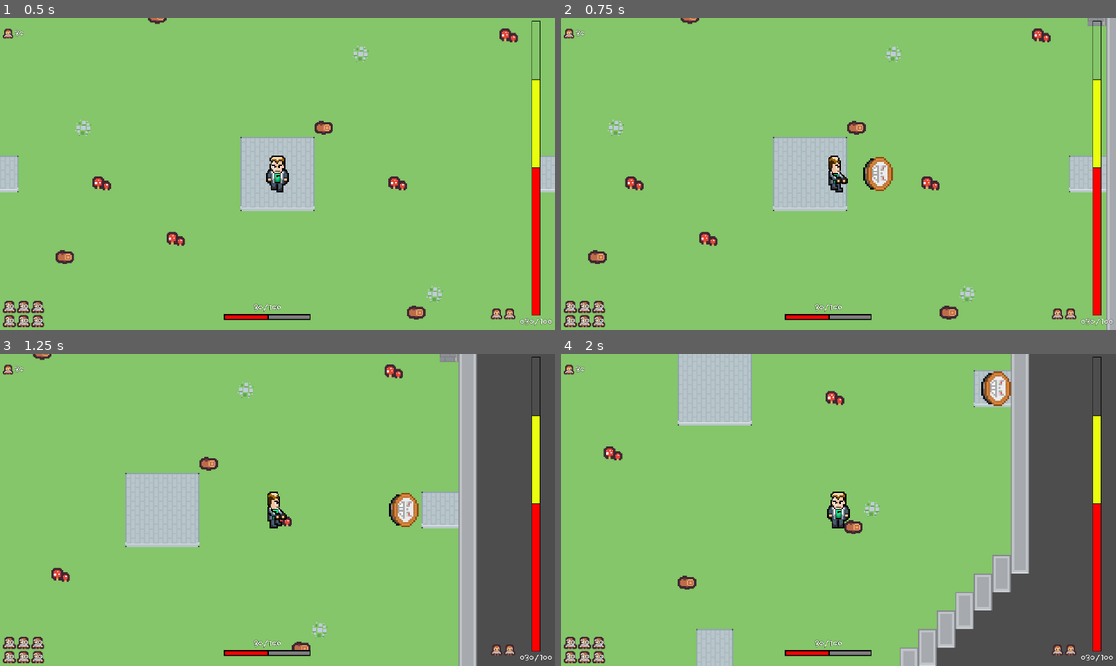
Above: before the commit, frames 1-4 (two rows, left to right).
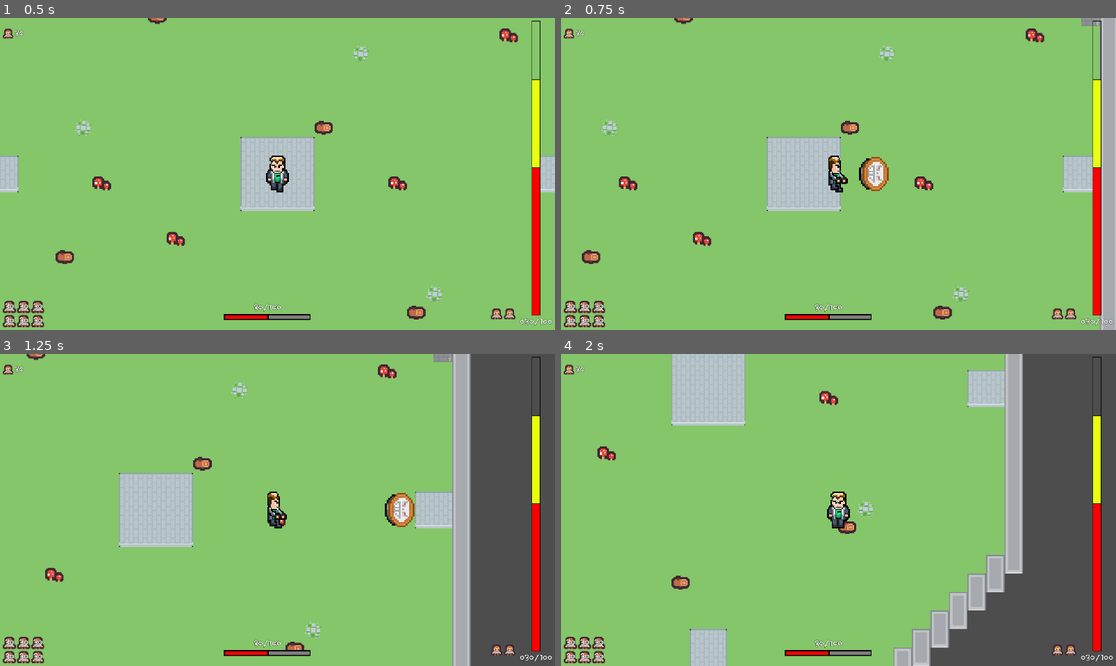
Above: after the commit, the same moments.

Repository: PhWoich/ggj-2024-manicomio
Game: Godot game, scene res://Cenas/Principal/cena_principal.tscn
Two runs of this game, one before a commit and one after it. Both use one fixed random seed, a clock stepped at 60 frames per second and the inputs below.
Inputs (mouse positions are in pixels of both pictures, inside the frame that each line leads up to):
- Up to frame 1 (0.5 s): no input
- Up to frame 2 (0.75 s): tap Enter at 0.5 s; move the mouse to (960, 158) at 0.52 s; hold D (Jogador_direita) from 0.53 s (still down); right-click (960, 158) at 0.6 s
- Up to frame 3 (1.25 s): keep holding D (Jogador_direita)
- Up to frame 4 (2 s): move the mouse to (727, 525) at 1.27 s; release D (Jogador_direita) at 1.28 s; hold S (Jogador_baixo) from 1.28 s (still down); click (727, 525) at 1.35 s

Frame 1 is identical in both runs. In frame 2, 4.2% of the frame differs, in the area x 3-100%, y 0-100%; in frame 3, 5.4%; in frame 4, 6.0%, in the area x 6-85%, y 0-100%.

Commit message:
Correção dos ataques

Diff:
--- a/Player/Espada Pena/espada_pena.tscn
+++ b/Player/Espada Pena/espada_pena.tscn
@@ -11,7 +11,6 @@
 
 [node name="Sprite" type="Sprite2D" parent="."]
 position = Vector2(32, -32)
-scale = Vector2(2, 2)
 texture = ExtResource("2_oq2tj")
 
 [node name="Espada Pena" type="CollisionShape2D" parent="."]
--- a/Player/Tota na Cara/torta_na_cara.gd
+++ b/Player/Tota na Cara/torta_na_cara.gd
@@ -1,16 +1,17 @@
-extends CharacterBody2D
+extends Area2D
 
-@export var velocidade_torta:float = 600
+@export var velocidade_torta:float = 10
+var movimento_torta
 
 func inicializar(posicao_inicial:Vector2,direcao_movimento, rotacao):
 	position = posicao_inicial
 	rotation = rotacao
-	velocity = direcao_movimento * velocidade_torta
+	movimento_torta = direcao_movimento * velocidade_torta
 
 
 # Called every frame. 'delta' is the elapsed time since the previous frame.
 func _process(_delta):
-	move_and_slide()
+	position = position+movimento_torta
 
 
 func _on_timer_vida_ataque_timeout():
--- a/Player/Tota na Cara/torta_na_cara.tscn
+++ b/Player/Tota na Cara/torta_na_cara.tscn
@@ -6,7 +6,7 @@
 [sub_resource type="RectangleShape2D" id="RectangleShape2D_xy4ae"]
 size = Vector2(51, 60)
 
-[node name="Torta na cara" type="CharacterBody2D"]
+[node name="Torta na cara" type="Area2D"]
 script = ExtResource("1_7mecm")
 
 [node name="Sprite2D" type="Sprite2D" parent="."]
--- a/Player/jogador.tscn
+++ b/Player/jogador.tscn
@@ -5,6 +5,21 @@
 
 [sub_resource type="RectangleShape2D" id="RectangleShape2D_gd1f3"]
 size = Vector2(34, 31)
+
+[sub_resource type="Animation" id="Animation_hph3x"]
+length = 0.001
+tracks/0/type = "value"
+tracks/0/imported = false
+tracks/0/enabled = true
+tracks/0/path = NodePath("Sprite:frame")
+tracks/0/interp = 1
+tracks/0/loop_wrap = true
+tracks/0/keys = {
+"times": PackedFloat32Array(0),
+"transitions": PackedFloat32Array(1),
+"update": 1,
+"values": [7]
+}
 
 [sub_resource type="Animation" id="Animation_bd14m"]
 resource_name = "idle"
@@ -89,21 +104,6 @@
 "transitions": PackedFloat32Array(1, 1),
 "update": 1,
 "values": [11, 12]
-}
-
-[sub_resource type="Animation" id="Animation_hph3x"]
-length = 0.001
-tracks/0/type = "value"
-tracks/0/imported = false
-tracks/0/enabled = true
-tracks/0/path = NodePath("Sprite:frame")
-tracks/0/interp = 1
-tracks/0/loop_wrap = true
-tracks/0/keys = {
-"times": PackedFloat32Array(0),
-"transitions": PackedFloat32Array(1),
-"update": 1,
-"values": [7]
 }
 
 [sub_resource type="AnimationLibrary" id="AnimationLibrary_4nn2v"]
@@ -190,7 +190,7 @@
 texture = ExtResource("2_c5m5h")
 hframes = 4
 vframes = 4
-frame = 6
+frame = 7
 
 [node name="CollisionShape2D" type="CollisionShape2D" parent="."]
 position = Vector2(0, 1.5)
